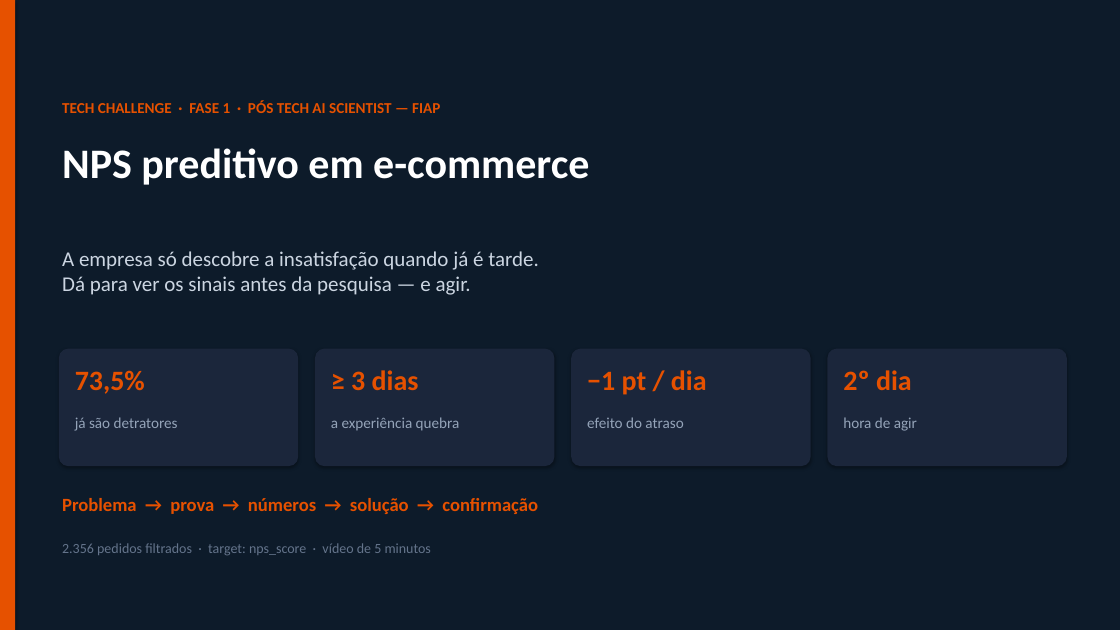
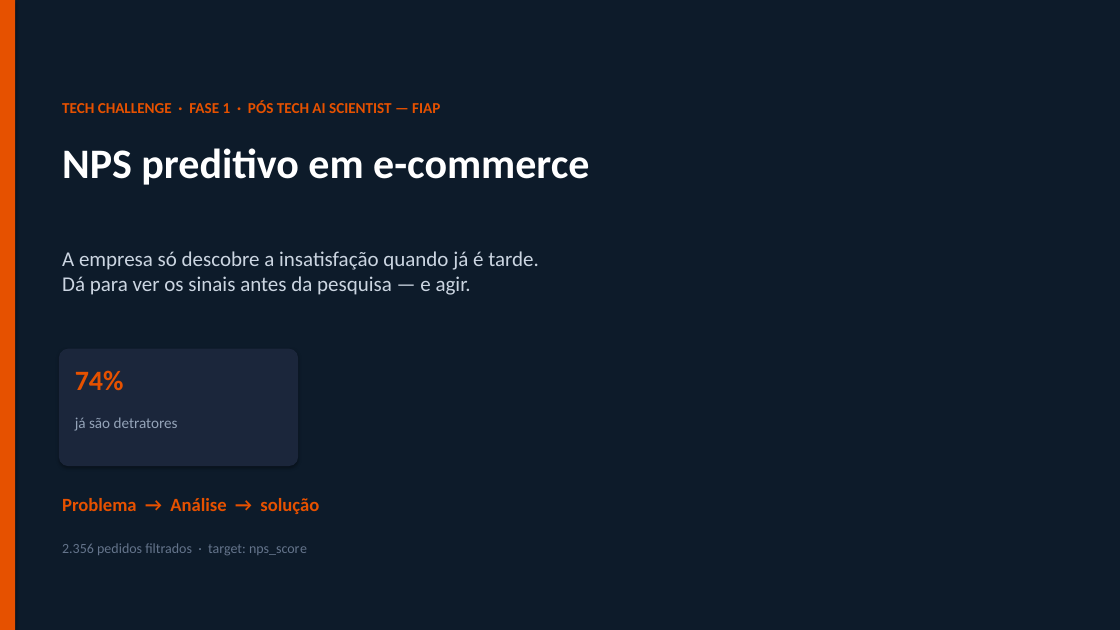
Before and after one commit to Cleivin/fiap-nps-preditivo-ecommerce, a slide deck: slide 1 of apresentacao/NPS_Preditivo_Fase1.pptx. Drawn at 1120x630 pixels with LibreOffice and Linux fonts; fonts in the diff are those of the drawing. Boxes give left, top, right and bottom in pixels: in the first picture for what was removed or moved away, otherwise in the second. Text is boxed around its words. In the diff, an @@ line names an element or a change of style, - is before the commit and + after.

```diff
--- a/apresentacao/NPS_Preditivo_Fase1.pptx
+++ b/apresentacao/NPS_Preditivo_Fase1.pptx
@@ rounded rectangle removed at (315,349,555,466) @@
@@ rounded rectangle removed at (571,349,811,466) @@
@@ rounded rectangle removed at (828,349,1067,466) @@
@@ text at (75,370,124,391): text changed @@
-73,5%
+74%
@@ text removed at (351,370,419,390) @@
-≥ 3 dias
@@ text removed at (587,370,707,395) @@
-−1 pt / dia
@@ text removed at (843,370,912,390) @@
-2º dia
@@ text removed at (331,417,460,431) @@
-a experiência quebra
@@ text removed at (587,417,683,428) @@
-efeito do atraso
@@ text removed at (843,417,917,431) @@
-hora de agir
@@ text at (62,498,319,514): text changed @@
-Problema → prova → números → solução → confirmação
+Problema → Análise → solução
@@ text at (62,543,307,555): text changed @@
-2.356 pedidos filtrados · target: nps_score · vídeo de 5 minutos
+2.356 pedidos filtrados · target: nps_score
```
Also in this commit, not shown: 2 other slides changed, 4 other files.
